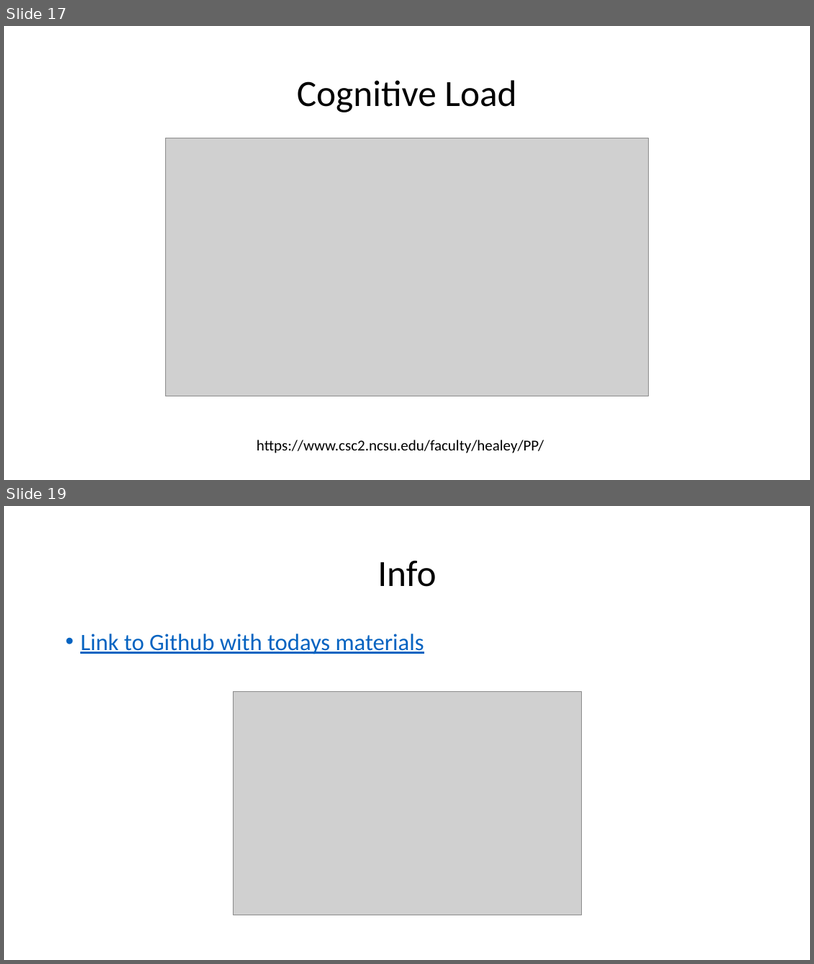
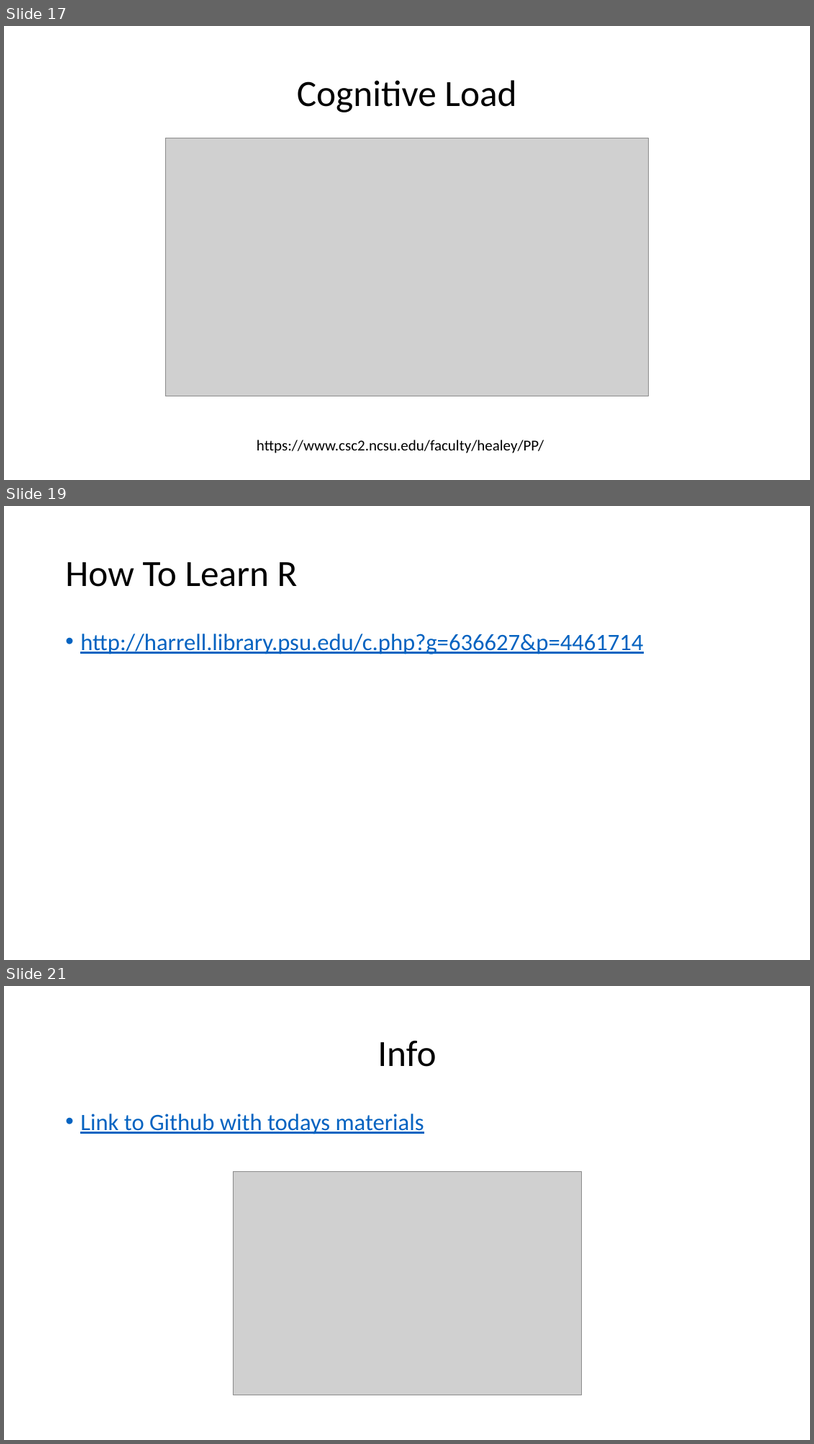
Before and after one commit to bdh5029/Rprojects, a slide deck: VisualizingR.pptx. Shown one above the other, each under a label of ours: slides 17 and 19 before the commit, slides 17, 19 and 21 after it; the slides between them are not shown. The pictures are 814x964 and 814x1444 pixels, drawn with LibreOffice and Linux fonts; fonts in the diff are those of the drawing; grey boxes stand for pictures. Boxes give left, top, right and bottom in pixels: in the first picture for what was removed or moved away, otherwise in the second. Text is boxed around its words. In the diff, an @@ line names an element or a change of style, - is before the commit and + after.

```diff
--- a/VisualizingR.pptx
+++ b/VisualizingR.pptx
@@ slide 19 added at <box>4,506,810,960</box>, background #FFFFFF @@
@@ title added at <box>65,562,298,587</box>, 44 pt, text #000000 @@
+How To Learn R
@@ text added at <box>80,633,643,654</box>, 28 pt, text #0563C1, underline @@
+• http://harrell.library.psu.edu/c.php?g=636627&p=4461714
@@ what was slide 19 is now slide 21 @@
```
Also in this commit, not shown: 5 slides changed, 2 other slides added, 5 slides removed.
